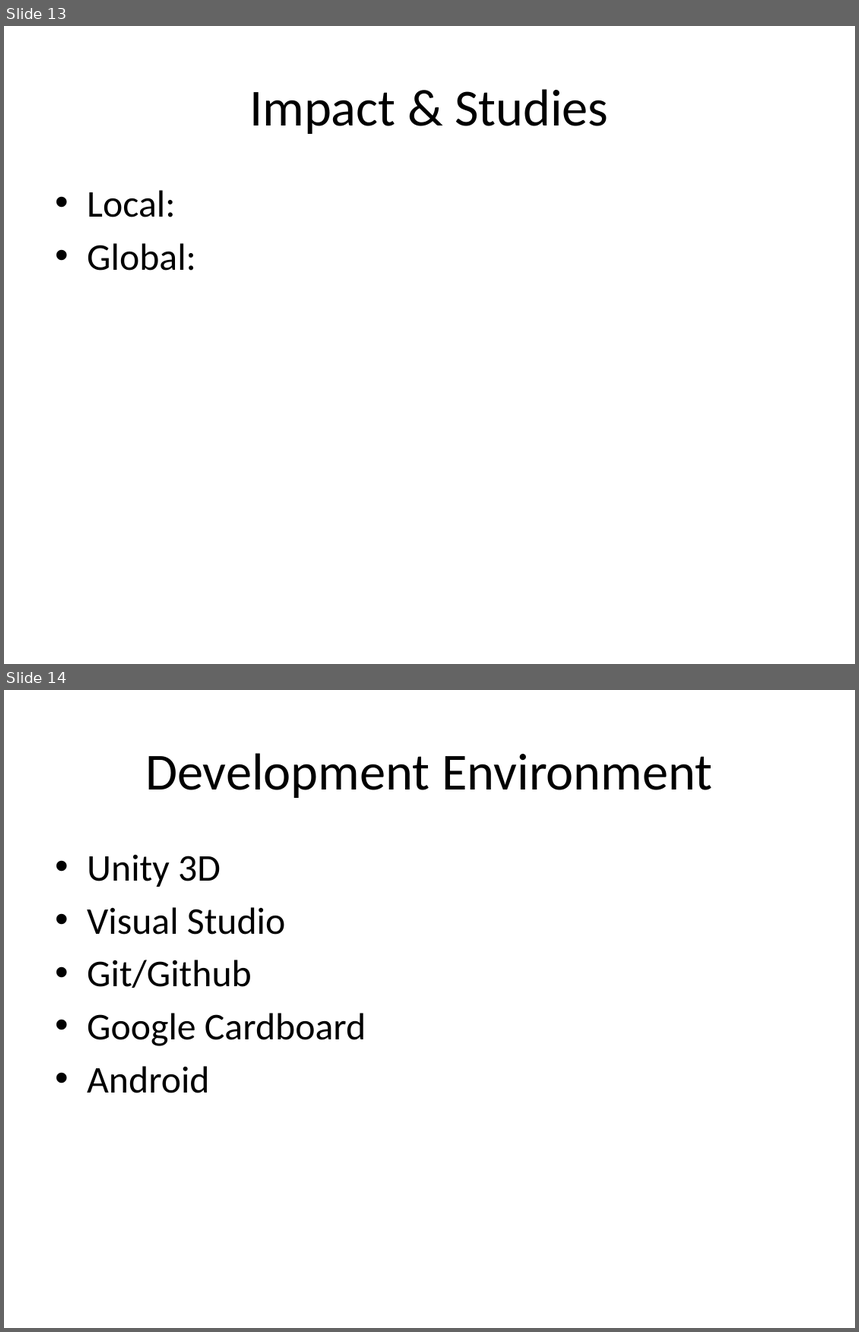
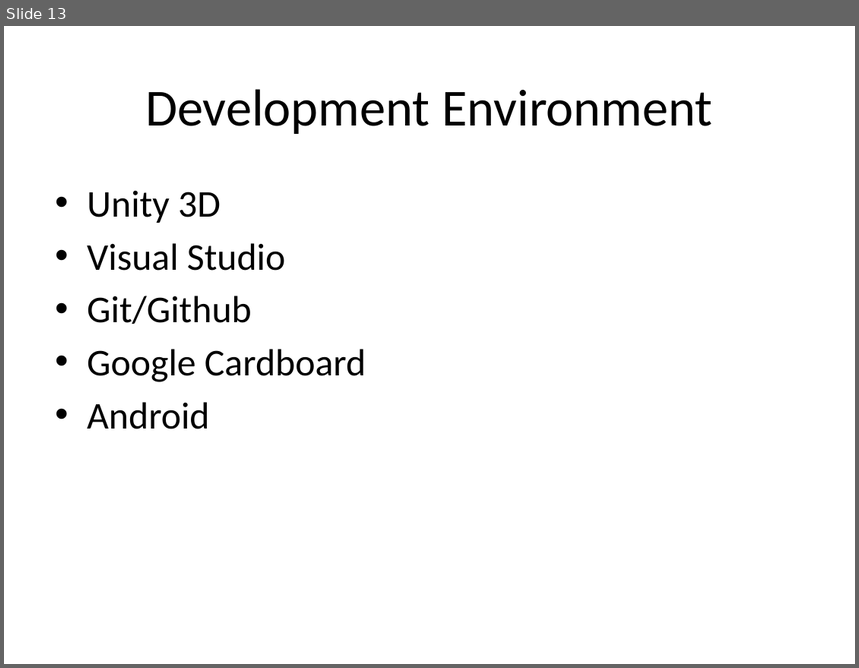
Before and after one commit to NateChristiansen/SeniorProject, a slide deck: Documents/Presentations/Presentation1.pptx. Shown one above the other, each under a label of ours: slides 13 and 14 before the commit, slide 13 after it. The pictures are 859x1332 and 859x668 pixels, drawn with LibreOffice and Linux fonts; fonts in the diff are those of the drawing. Boxes give left, top, right and bottom in pixels: in the first picture for what was removed or moved away, otherwise in the second. Text is boxed around its words. In the diff, an @@ line names an element or a change of style, - is before the commit and + after.

Commit message:
Removed unused slide

```diff
--- a/Documents/Presentations/Presentation1.pptx
+++ b/Documents/Presentations/Presentation1.pptx
@@ slide 13 removed at (x1=4, y1=26, x2=855, y2=664), background #FFFFFF @@
@@ title removed at (x1=249, y1=89, x2=609, y2=134) @@
-Impact & Studies
@@ text removed at (x1=87, y1=190, x2=196, y2=271) @@
-• Local:
-• Global:
@@ what was slide 14 is now slide 13 @@
```
